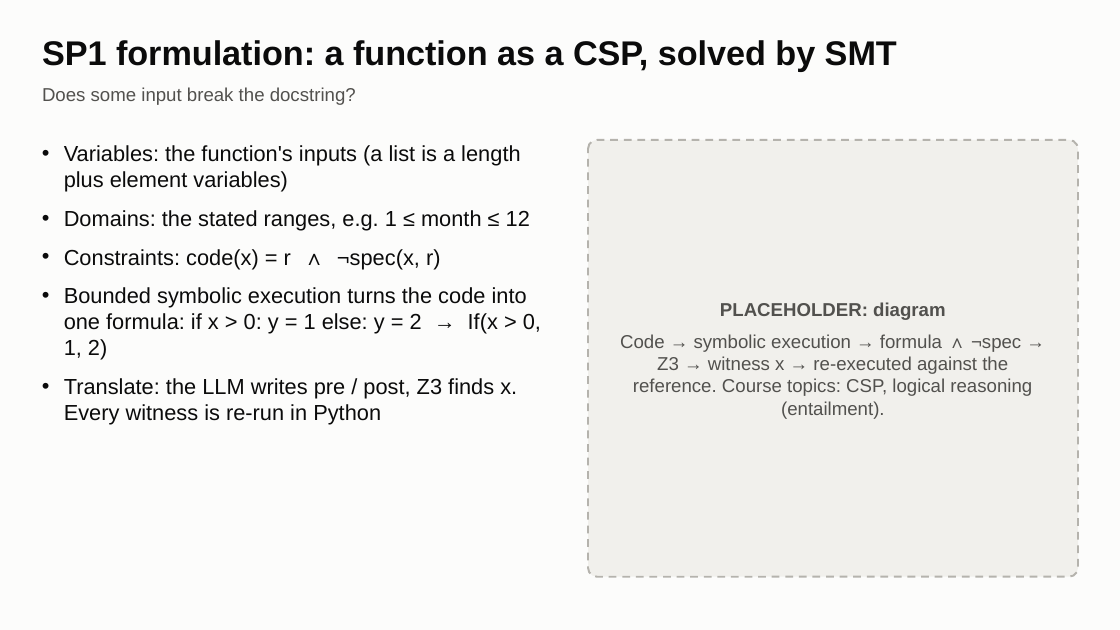
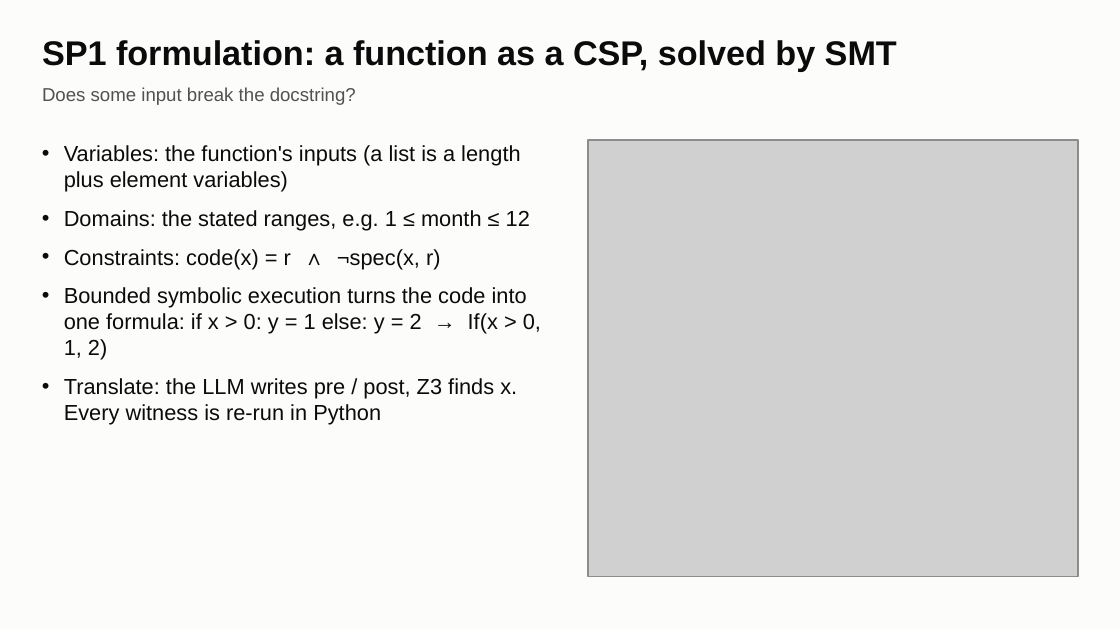
Before and after one commit to yxshrk/System-Failure-Detector, a slide deck: slide 4 of results/figures/slides/premortem_slides.pptx. Drawn at 1120x630 pixels with LibreOffice and Linux fonts; fonts in the diff are those of the drawing; grey boxes stand for pictures. Boxes give left, top, right and bottom in pixels: in the first picture for what was removed or moved away, otherwise in the second. Text is boxed around its words. In the diff, an @@ line names an element or a change of style, - is before the commit and + after.

```diff
--- a/results/figures/slides/premortem_slides.pptx
+++ b/results/figures/slides/premortem_slides.pptx
@@ rounded rectangle removed at (x1=588, y1=140, x2=1079, y2=577) @@
@@ picture added at (x1=588, y1=140, x2=1079, y2=577) @@
@@ text removed at (x1=620, y1=302, x2=1032, y2=419) @@
-PLACEHOLDER: diagram
-Code → symbolic execution → formula ∧ ¬spec → Z3 → witness x → re-executed against the reference. Course topics: CSP, logical reasoning (entailment).
```
Also in this commit, not shown: 4 other slides changed, 10 other files.
